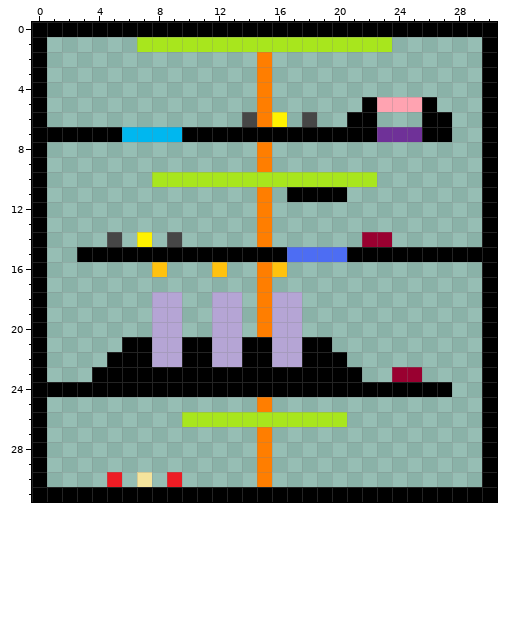
Pixel-art sprite -- fisica_platformer/map.png. The first picture shows the starting point.
The file is 31x32 pixels.
Once edited:
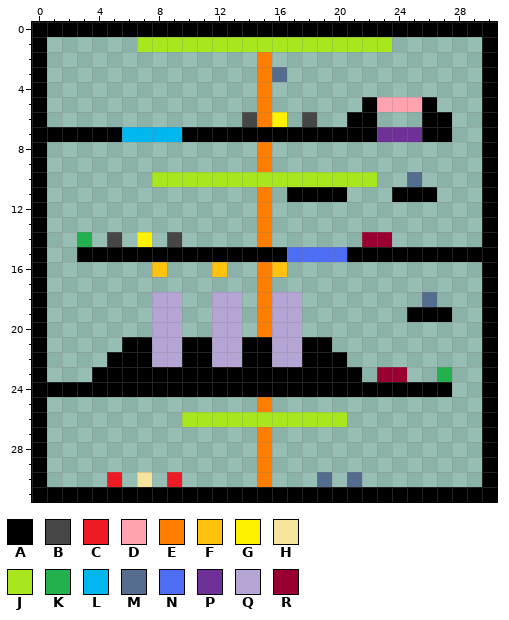
Palette (. is transparent): A #000000  B #464646  C #ed1c24  D #ffa3b1  E #ff7e00  F #ffc20e  G #fff200  H #f5e49c  J #a8e61d  K #22b14c  L #00b7ef  M #546d8e  N #4d6df3  P #6f3198  Q #b5a5d5  R #990030
Changes in this commit:
Changed rows in their new state; - is an unchanged pixel.
first column x 16:
 3 M
first column x 3:
10 ----------------------M-
11 ---------------------AAA
14 K-----------------------
first column x 25:
18 -M-
19 AAA
first column x 23:
23 R-.-K
first column x 19:
30 M-M
Boxes around the changes in both pictures, in picture pixels (x1, y1, x2, y2):
added: (272, 67, 287, 82)
added: (392, 172, 437, 202)
added: (77, 232, 92, 247)
changed: (377, 292, 452, 382)
added: (317, 472, 362, 487)
